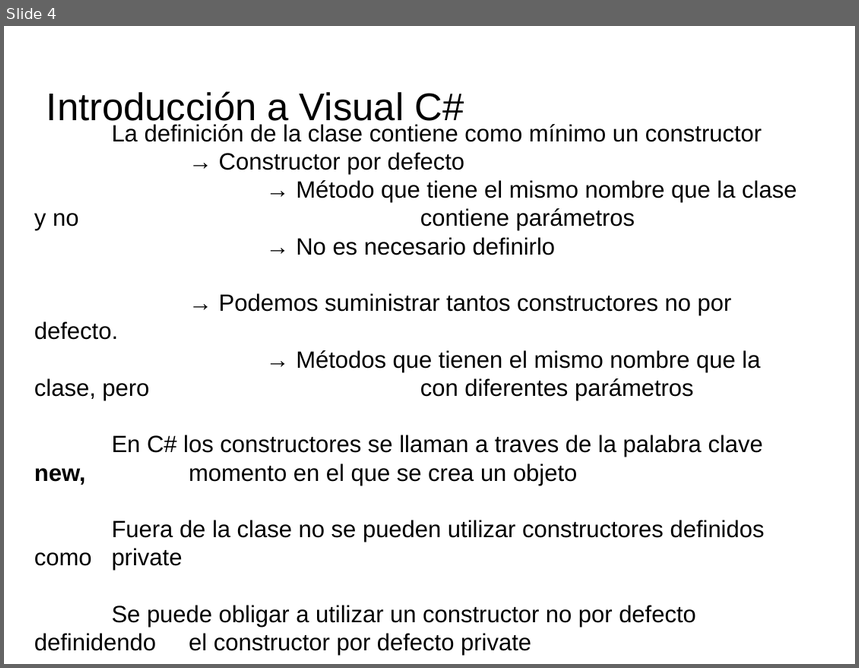
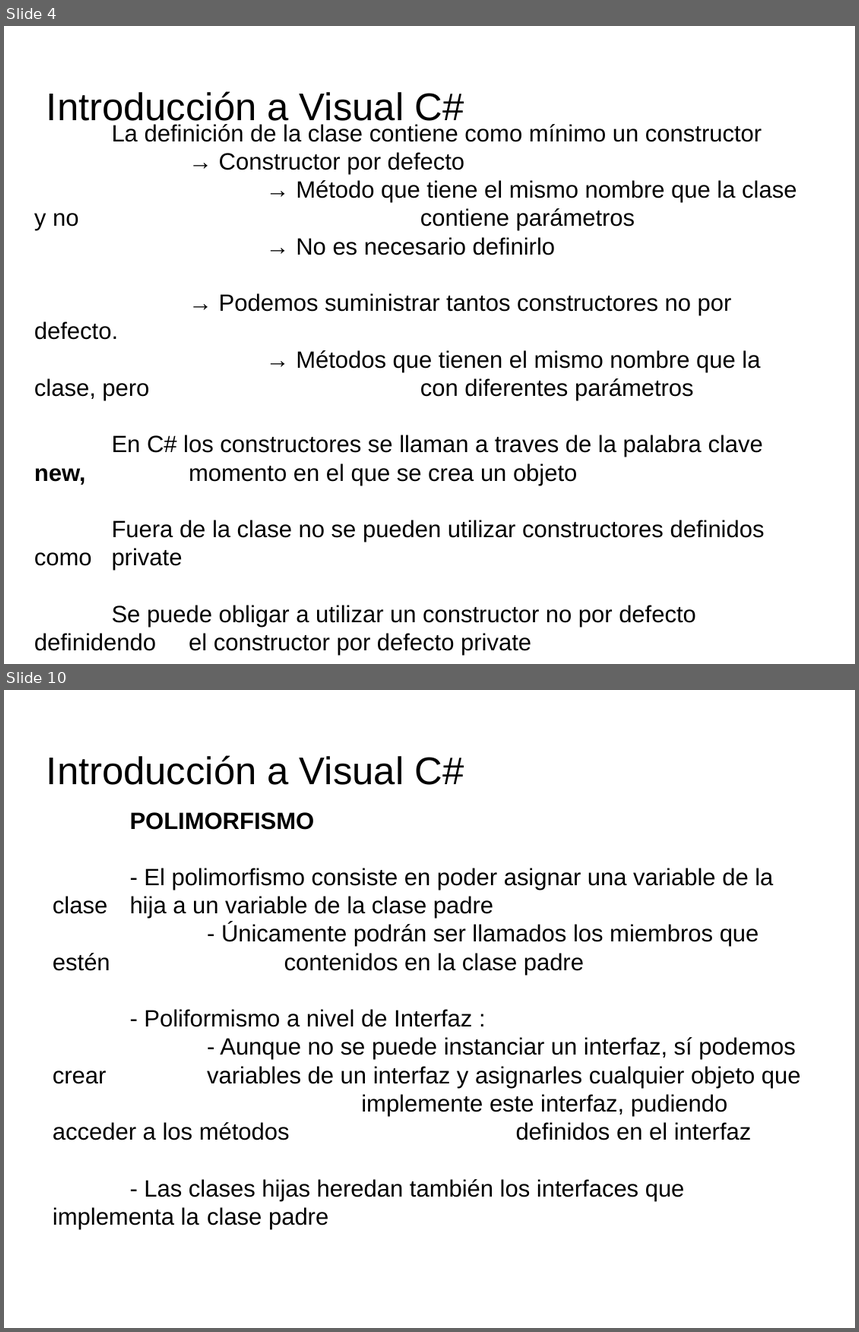
Before and after one commit to videojuegos-abastos/PMV, a slide deck: te/Tema4 (Chema)/t4.1.- Conceptos de POO.odp. Shown one above the other, each under a label of ours: slide 4 before the commit, slides 4 and 10 after it; the slides between them are not shown. The pictures are 859x668 and 859x1332 pixels, drawn with LibreOffice and Linux fonts; fonts in the diff are those of the drawing; background and template pictures are left out. Boxes give left, top, right and bottom in pixels: in the first picture for what was removed or moved away, otherwise in the second. Text is boxed around its words. In the diff, an @@ line names an element or a change of style, - is before the commit and + after.

```diff
--- a/te/Tema4 (Chema)/t4.1.- Conceptos de POO.odp
+++ b/te/Tema4 (Chema)/t4.1.- Conceptos de POO.odp
@@ slide 10 added at bbox=[4, 690, 855, 1328], background picture (left out) @@
@@ title added at bbox=[47, 755, 464, 785], 36 pt, text #000000 @@
+Introducción a Visual C#
@@ text added at bbox=[53, 812, 801, 1230], 22 pt, text #000000 @@
+POLIMORFISMO
+- El polimorfismo consiste en poder asignar una variable de la clase hija a un variable de la clase padre
+- Únicamente podrán ser llamados los miembros que estén contenidos en la clase padre
+- Poliformismo a nivel de Interfaz :
+- Aunque no se puede instanciar un interfaz, sí podemos crear variables de un interfaz y asignarles cualquier objeto que implemente este interfaz, pudiendo acceder a los métodos definidos en el interfaz
+- Las clases hijas heredan también los interfaces que implementa la clase padre
```
Also in this commit, not shown: 6 slides changed, 4 other slides added, 1 other file.
